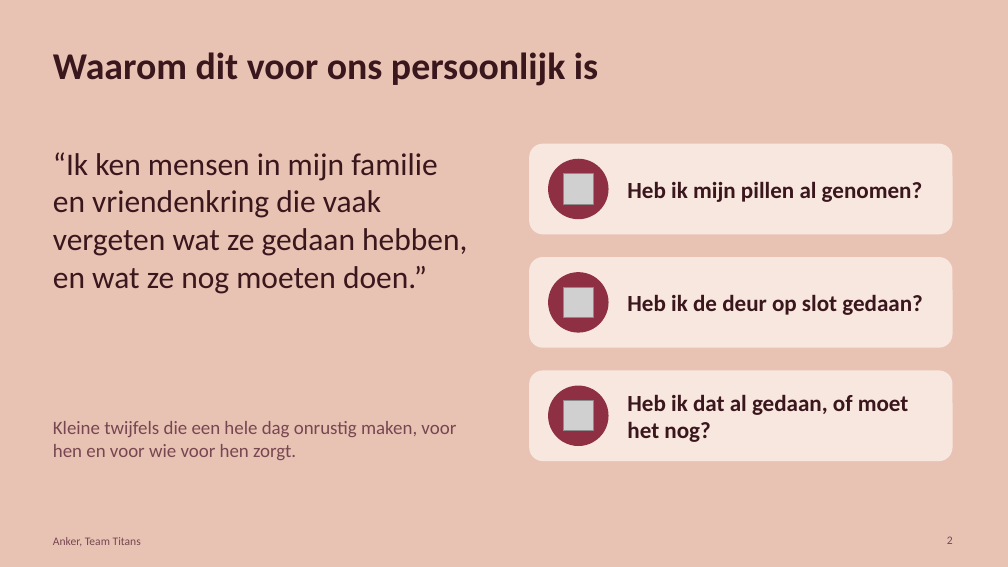
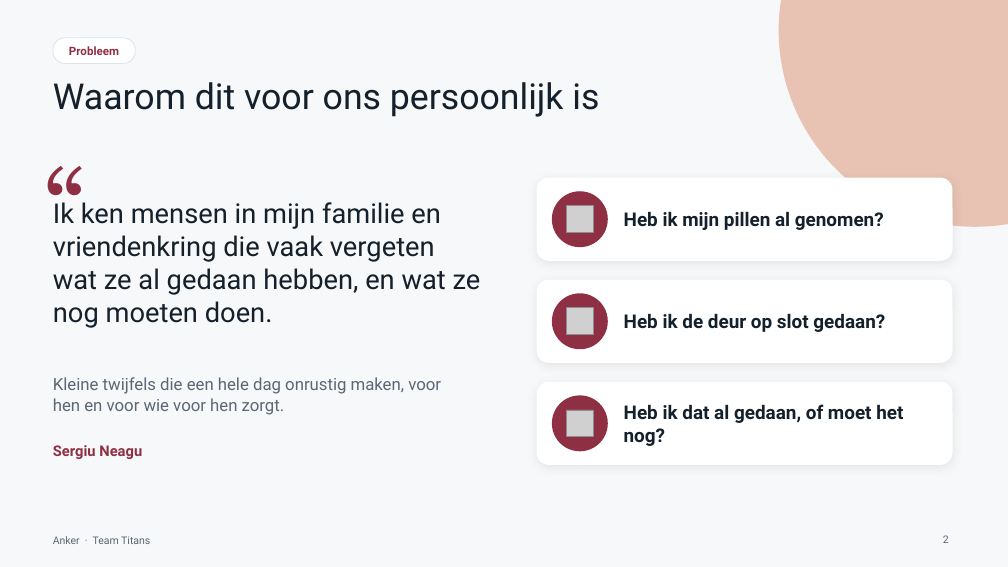
Before and after one commit to sergiuNE/Titans---Hack_The_Future, a slide deck: slide 2 of Documentation/Anker-pitch.pptx. Drawn at 1008x567 pixels with LibreOffice and Linux fonts; fonts in the diff are those of the drawing; grey boxes stand for pictures. Boxes give left, top, right and bottom in pixels: in the first picture for what was removed or moved away, otherwise in the second. Text is boxed around its words. In the diff, an @@ line names an element or a change of style, - is before the commit and + after.

```diff
--- a/Documentation/Anker-pitch.pptx
+++ b/Documentation/Anker-pitch.pptx
@@ background #E8C3B4 to #F6F8FA @@
@@ ellipse added at box(779, 0, 1008, 227), fill #E8C3B4 @@
@@ rounded rectangle added at box(53, 38, 135, 64), fill #FFFFFF, outline #DCE3EA 0.75 pt, 11 pt, text #8E2F43, bold @@
+Probleem
@@ title "Waarom dit voor ons persoonlijk ...": place and size @@
-title "Waarom dit voor ons persoonlijk ..." at box(53, 52, 598, 86)
+title "Waarom dit voor ons persoonlijk ..." at box(53, 82, 599, 117)
@@ title "Waarom dit voor ons persoonlijk ..." at box(53, 82, 599, 117): size 36 to 34 pt, font Calibri to Roboto, text colour #3A161D to #14202B, bold off @@
@@ text added at box(45, 140, 121, 216), 96 pt, text #8E2F43 @@
+“
@@ rounded rectangle removed at box(529, 144, 953, 234) @@
@@ rounded rectangle: place and size @@
-rounded rectangle at box(529, 257, 953, 348)
+rounded rectangle at box(537, 178, 953, 261)
@@ rounded rectangle at box(537, 178, 953, 261): fill #F8E7DF to #FFFFFF; shadow on; proportions changed @@
@@ size 22 to 18 pt, font Calibri to Roboto, text colour #3A161D to #14202B in 3 elements at box(624, 404, 903, 446), box(624, 313, 885, 332), box(624, 211, 884, 230) @@
@@ text "Heb ik mijn pillen al ...": place and size @@
-text "Heb ik mijn pillen al ..." at box(627, 181, 923, 202)
+text "Heb ik mijn pillen al ..." at box(624, 211, 884, 230)
@@ text at box(53, 202, 481, 328): text changed; size 30 to 26 pt; font Calibri to Roboto; text colour #3A161D to #14202B @@
-“Ik ken mensen in mijn familie en vriendenkring die vaak vergeten wat ze gedaan hebben, en wat ze nog moeten doen.”
+Ik ken mensen in mijn familie en vriendenkring die vaak vergeten wat ze al gedaan hebben, en wat ze nog moeten doen.
@@ ellipse: place and size @@
-ellipse at box(548, 272, 609, 333)
+ellipse at box(552, 191, 608, 247)
@@ picture: place and size @@
-picture at box(563, 174, 594, 204)
+picture at box(566, 206, 594, 233)
@@ rounded rectangle at box(537, 280, 953, 363): fill #F8E7DF to #FFFFFF; shadow on; proportions changed @@
@@ rounded rectangle: place and size @@
-rounded rectangle at box(529, 371, 953, 461)
+rounded rectangle at box(537, 280, 953, 363)
@@ ellipse: place and size @@
-ellipse at box(548, 386, 609, 446)
+ellipse at box(552, 293, 608, 349)
@@ text "Heb ik de deur op ...": place and size @@
-text "Heb ik de deur op ..." at box(627, 294, 922, 315)
+text "Heb ik de deur op ..." at box(624, 313, 885, 332)
@@ picture: place and size @@
-picture at box(563, 287, 594, 318)
+picture at box(566, 308, 594, 335)
@@ text "Kleine twijfels die een hele ...": place and size @@
-text "Kleine twijfels die een hele ..." at box(53, 421, 456, 460)
+text "Kleine twijfels die een hele ..." at box(53, 377, 441, 415)
@@ text "Kleine twijfels die een hele ..." at box(53, 377, 441, 415): size 18 to 16 pt, font Calibri to Roboto, text colour #774650 to #5B6775; vertical alignment middle to top @@
@@ rounded rectangle added at box(537, 382, 953, 465), fill #FFFFFF @@
@@ text "Heb ik dat al gedaan, ...": place and size @@
-text "Heb ik dat al gedaan, ..." at box(627, 394, 909, 442)
+text "Heb ik dat al gedaan, ..." at box(624, 404, 903, 446)
@@ ellipse: place and size @@
-ellipse at box(548, 159, 609, 219)
+ellipse at box(552, 395, 608, 451)
@@ picture: place and size @@
-picture at box(563, 401, 594, 431)
+picture at box(566, 410, 594, 437)
@@ text added at box(53, 445, 142, 459), 14 pt, text #8E2F43, bold @@
+Sergiu Neagu
@@ text at box(53, 536, 150, 544): text changed; size 11 to 10 pt; font Calibri to Roboto; text colour #774650 to #5B6775 @@
-Anker, Team Titans
+Anker · Team Titans
@@ page number at box(943, 535, 949, 543): size 11 to 10 pt, font Calibri to Roboto, text colour #774650 to #5B6775 @@
```
Also in this commit, not shown: 10 other slides changed, 3 slides added, 1 slide removed, 12 other files.
